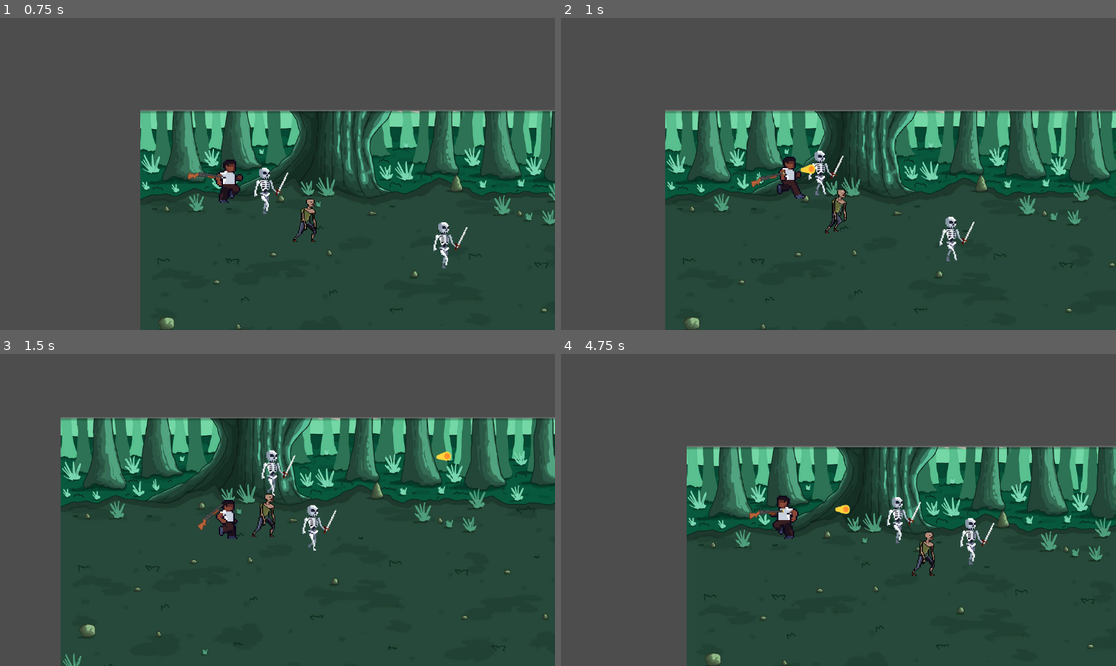
Above: before the commit, frames 1-4 (two rows, left to right).
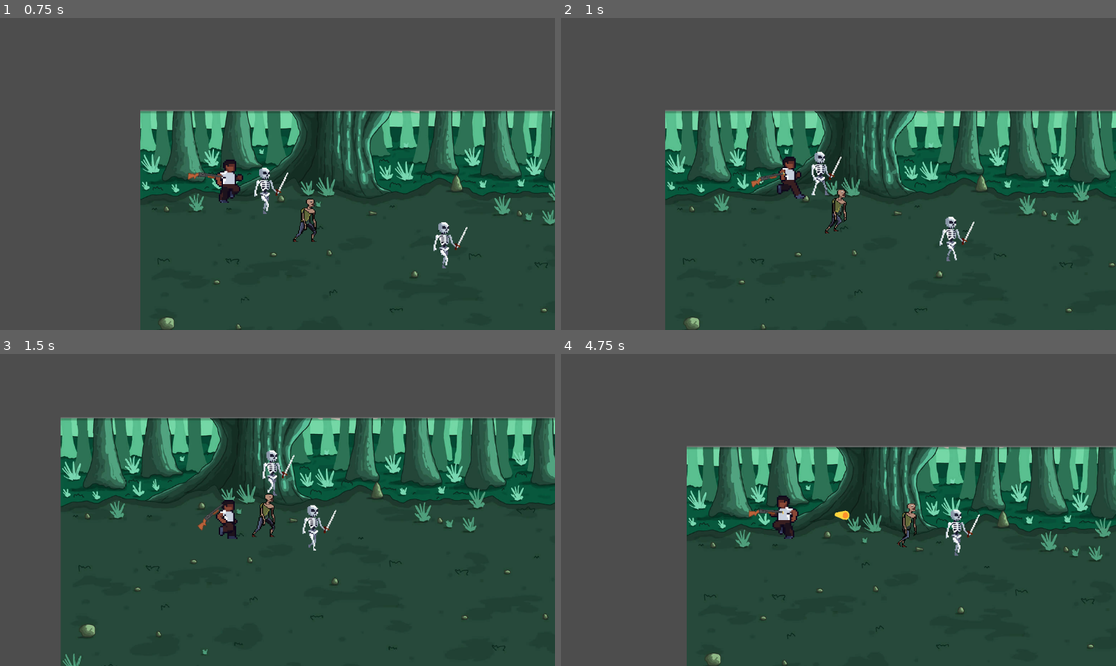
Above: after the commit, the same moments.

Repository: HJBallen/Godot_Project
Game: Godot game, scene res://scenes/stage.tscn
Two runs of this game, one before a commit and one after it. Both use one fixed random seed, a clock stepped at 60 frames per second and the inputs below.
Inputs:
- Up to frame 1 (0.75 s): hold D (move_right) from 0.53 s (still down)
- Up to frame 2 (1 s): keep holding D (move_right)
- Up to frame 3 (1.5 s): release D (move_right) at 1.28 s; hold S (move_down) from 1.28 s (still down)
- Up to frame 4 (4.75 s): release S (move_down) at 2.03 s; hold D (move_right) 2.03-2.78 s; hold W (move_up) 2.78-3.53 s; hold A (move_left) from 3.53 s (still down)

Frame 1 is identical in both runs. In frame 2, 0.3% of the frame differs, in the area x 43-51%, y 42-57%; in frame 3, 0.2%; in frame 4, 1.4%, in the area x 33-79%, y 45-72%.

Commit message:
se añadieron funcionalidades para recibir daño y morir

Diff:
--- a/scripts/Bullet.gd
+++ b/scripts/Bullet.gd
@@ -13,3 +13,9 @@
 	travelled_distance+= SPEED* delta
 	if travelled_distance > RANGE:
 		queue_free()
+
+
+func _on_body_entered(body):
+	queue_free()
+	if body.has_method("take_damage"):
+		body.take_damage()
--- a/scripts/zombie.gd
+++ b/scripts/zombie.gd
@@ -2,6 +2,7 @@
 
 @onready var animated_sprite = $AnimatedSprite2D
 @onready var player = get_node("/root/Stage/Player")
+var health=3
 
 func _physics_process(delta):
 
@@ -16,3 +17,10 @@
 		animated_sprite.play("idle")
 	else:
 		animated_sprite.play("walk")
+
+func take_damage():
+	health -= 1
+	animated_sprite.play("hurt")
+	if health == 0:
+		animated_sprite.play("die")
+		queue_free()
